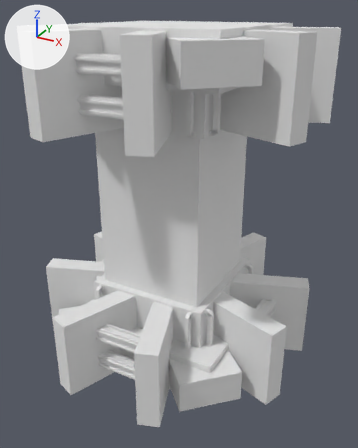
Two versions of the OBJ model src/main/resources/assets/industrialupgrade/models/DoubleMolecular.obj, one commit apart.
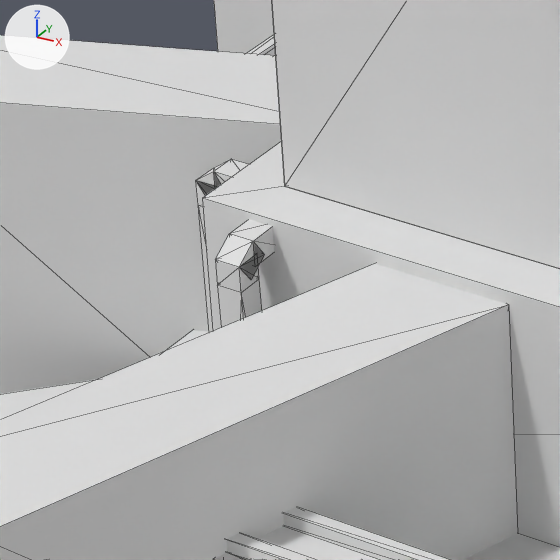
The first picture shows the older version from a 50 mm camera at (0.703, -1.251, 1.044) aimed at (0.026, -0.021, 0.429). The close-ups show both versions on the part from 19% to 40% of the width and 57% to 74% of the height of that picture; other places that the commit changed are outside them. Lighting does not change. The marker at upper left points along +X, +Y and +Z. The close-ups show mesh edges as thin lines. Where no turn or scale is listed for an object, it has been applied to the vertices.

The older version as bpy lines, for what is in view:
```python
ob_cube_130 = bpy.data.objects.new('cube.130', me_cube_130)
ob_cube_130.location = (0.0, 0.0, 0.0)
ob_cube_171 = bpy.data.objects.new('cube.171', me_cube_171)
ob_cube_171.location = (0.0, 0.0, 0.0)
ob_cube_172 = bpy.data.objects.new('cube.172', me_cube_172)
ob_cube_172.location = (0.0, 0.0, 0.0)
ob_cube_173 = bpy.data.objects.new('cube.173', me_cube_173)
ob_cube_173.location = (0.0, 0.0, 0.0)
ob_cube_174 = bpy.data.objects.new('cube.174', me_cube_174)
ob_cube_174.location = (0.0, 0.0, 0.0)
ob_cube_177 = bpy.data.objects.new('cube.177', me_cube_177)
ob_cube_177.location = (0.0, 0.0, 0.0)
ob_cube_178 = bpy.data.objects.new('cube.178', me_cube_178)
ob_cube_178.location = (0.0, 0.0, 0.0)
ob_cube_179 = bpy.data.objects.new('cube.179', me_cube_179)
ob_cube_179.location = (0.0, 0.0, 0.0)
# also in view: 'cube.129' at (0.0, 0.0, 0.066); 'cube.219' at (0.0, -0.291, 0.191); 'cube.196' at (-0.291, -0.109, 0.125); 'cube.217' at (-0.102, -0.291, 0.125); 'cube.197' at (-0.291, 0.096, 0.125)
```
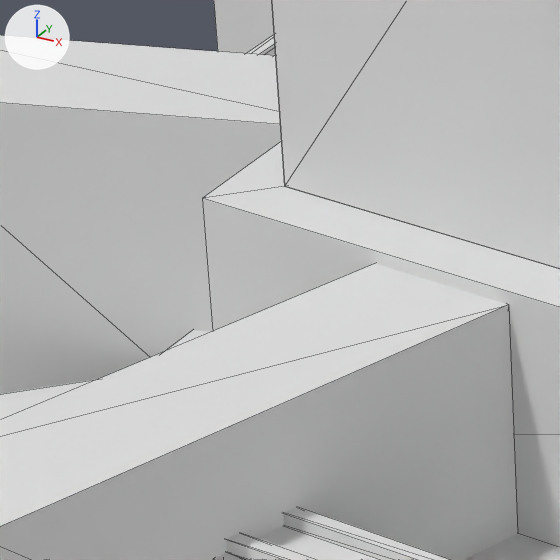
Where the change shows, as pixel boxes (x1, y1, x2, y2) in the close-ups (560 x 560 px):
'cube.171', deleted
    before: (218, 279, 262, 328)
'cube.174', deleted
    before: (215, 234, 264, 280)
'cube.172', deleted
    before: (215, 255, 259, 293)
'cube.173', deleted
    before: (230, 219, 274, 267)
'cube.178', deleted
    before: (214, 159, 249, 188)
'cube.179', deleted
    before: (197, 160, 229, 196)
'cube.177', deleted
    before: (196, 180, 214, 206)

The edits, one by one:
Object 'cube.171' (ob_cube_171) is deleted.
Object 'cube.172' (ob_cube_172) is deleted.
Object 'cube.173' (ob_cube_173) is deleted.
Object 'cube.174' (ob_cube_174) is deleted.
Object 'cube.177' (ob_cube_177) is deleted.
Object 'cube.178' (ob_cube_178) is deleted.
Object 'cube.179' (ob_cube_179) is deleted.
